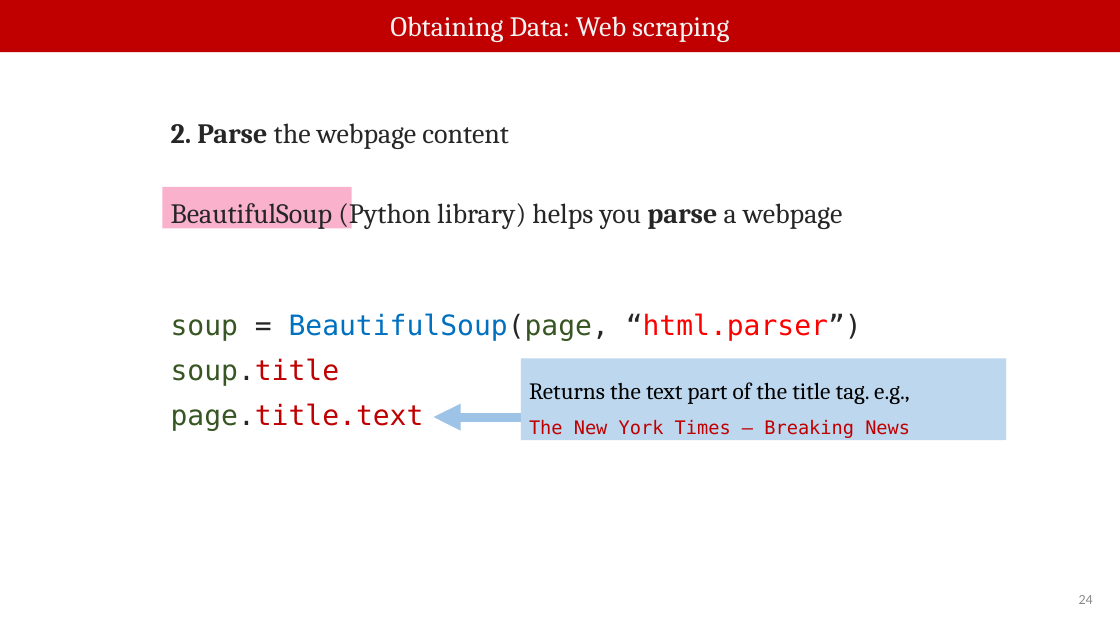
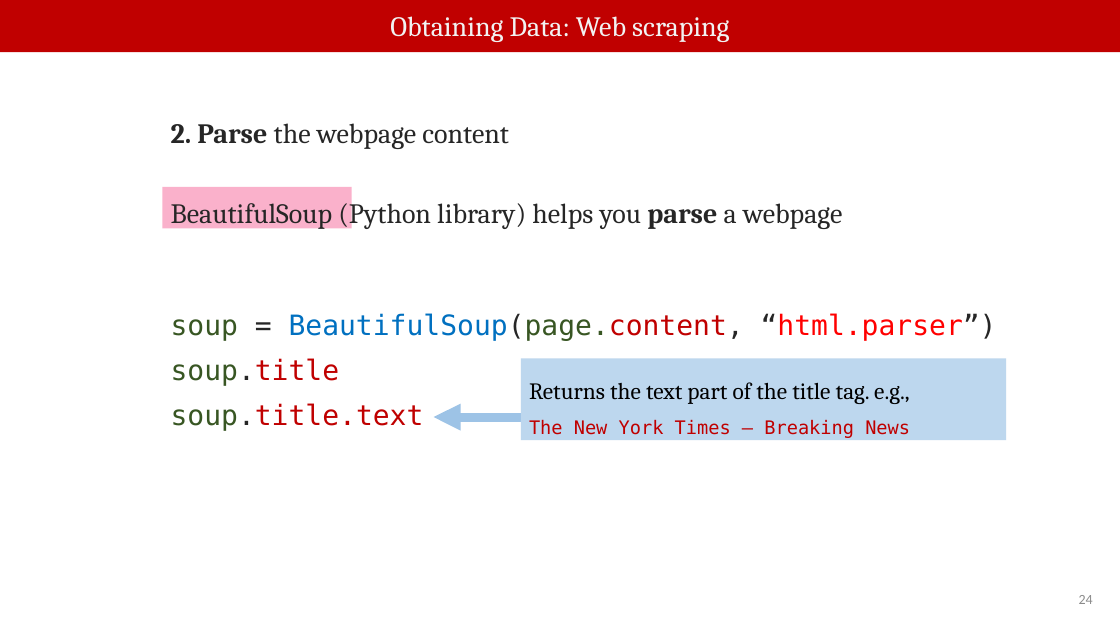
Before and after one commit to Harvard-IACS/2020-CS109A, a slide deck: slide 24 of content/lectures/lecture03/slides/Lecture03_Data_II.pptx. Drawn at 1120x630 pixels with LibreOffice and Linux fonts; fonts in the diff are those of the drawing. Boxes give left, top, right and bottom in pixels: in the first picture for what was removed or moved away, otherwise in the second. Text is boxed around its words. In the diff, an @@ line names an element or a change of style, - is before the commit and + after.

Commit message:
Lecture 3 typos on s22-24 fixed

```diff
--- a/content/lectures/lecture03/slides/Lecture03_Data_II.pptx
+++ b/content/lectures/lecture03/slides/Lecture03_Data_II.pptx
@@ text at (171, 313, 997, 341): text changed @@
-soup = BeautifulSoup(page, “html.parser”)
+soup = BeautifulSoup(page.content, “html.parser”)
@@ text at (171, 403, 424, 431): text changed @@
-page.title.text
+soup.title.text
```
Also in this commit, not shown: 4 other slides changed, 1 other file.
